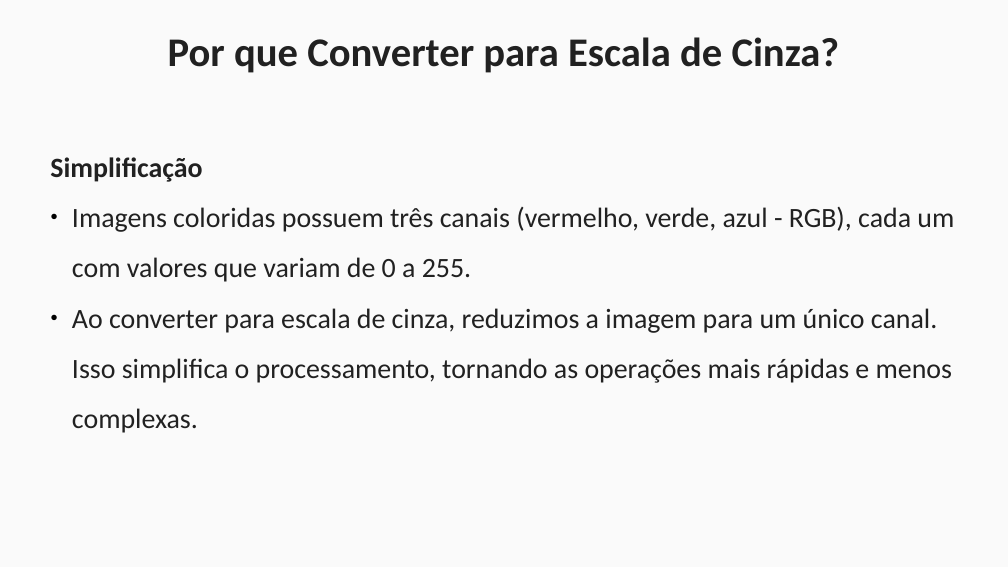
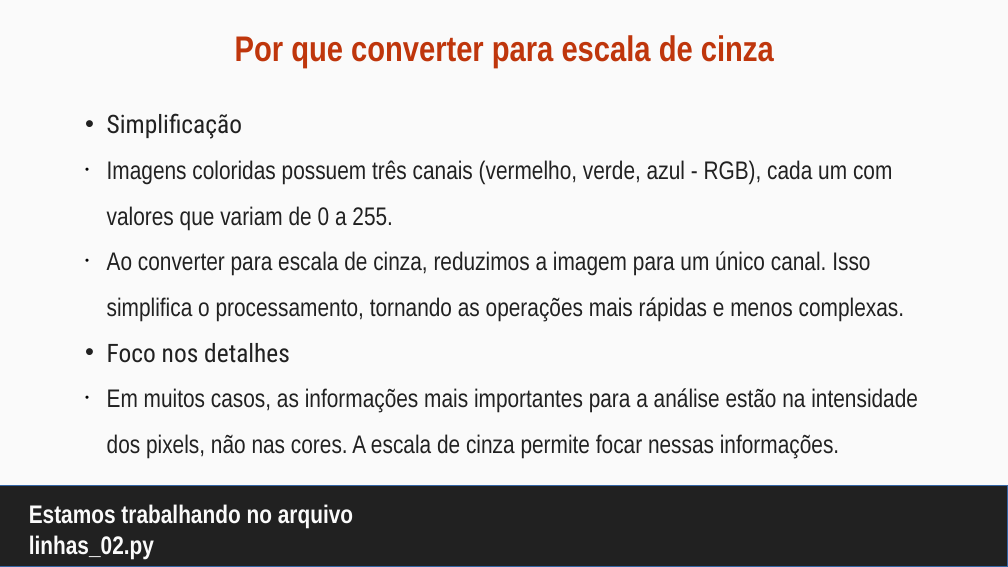
Before and after one commit to maurizioprizzi/finding_lanes, a slide deck: slide 10 of computer_vision_encounter_01.odp (slide 9 before the commit). Drawn at 1008x567 pixels with LibreOffice and Linux fonts; fonts in the diff are those of the drawing. Boxes give left, top, right and bottom in pixels: in the first picture for what was removed or moved away, otherwise in the second. Text is boxed around its words. In the diff, an @@ line names an element or a change of style, - is before the commit and + after.

```diff
--- a/computer_vision_encounter_01.odp
+++ b/computer_vision_encounter_01.odp
@@ title "Por que converter para escala ..." at [235, 35, 774, 68]: vertical alignment top to middle @@
@@ title at [235, 35, 774, 68]: text changed; size 32 to 28 pt; font Calibri to Arial Narrow; text colour #212121 to #BF360C @@
-Por que Converter para Escala de Cinza?
+Por que converter para escala de cinza
@@ subtitle "Simplificação": place and size @@
-subtitle "Simplificação" at [50, 157, 954, 433]
+subtitle "Simplificação" at [107, 113, 918, 459]
@@ subtitle at [107, 113, 904, 322]: size 22 to 20 pt in "Simplificação", "Imagens coloridas possuem três canais (vermelho, verde, ...", "Ao converter para escala de cinza, reduzimos ..."; font Calibri to Roboto Condensed, bold off in "Simplificação"; font Calibri to Arial Narrow in "Imagens coloridas possuem três canais (vermelho, verde, ...", "Ao converter para escala de cinza, reduzimos ..."; bullet none to •; bullet ● to • @@
@@ subtitle at [107, 343, 918, 459]: paragraphs added @@
+• Foco nos detalhes
+• Em muitos casos, as informações mais importantes para a análise estão na intensidade dos pixels, não nas cores. A escala de cinza permite focar nessas informações.
@@ rectangle added at [0, 486, 1008, 567], fill #212121, outline #3465A4 0 pt @@
@@ title added at [29, 504, 353, 560], 20 pt, text #FAFAFA, bold @@
+Estamos trabalhando no arquivo linhas_02.py
```
Also in this commit, not shown: 13 other slides changed, 4 slides added, 4 slides removed, 6 other files.
